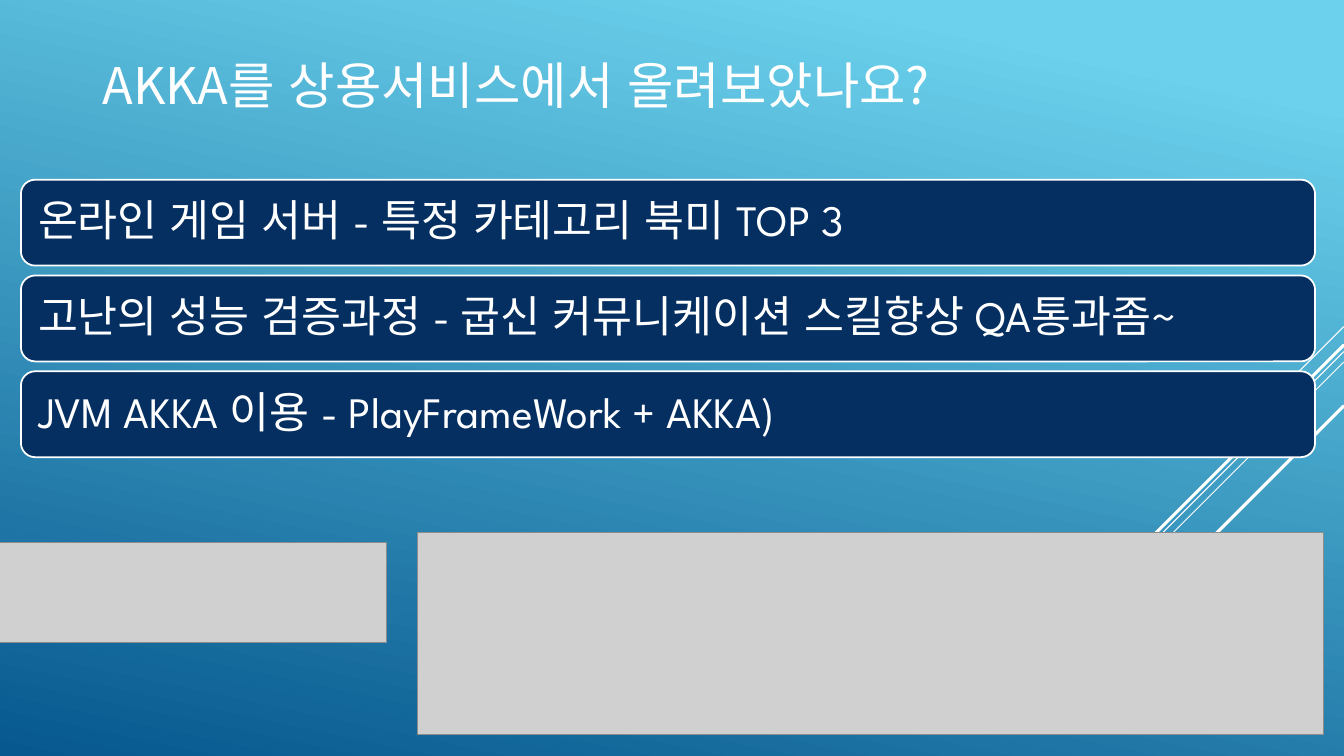
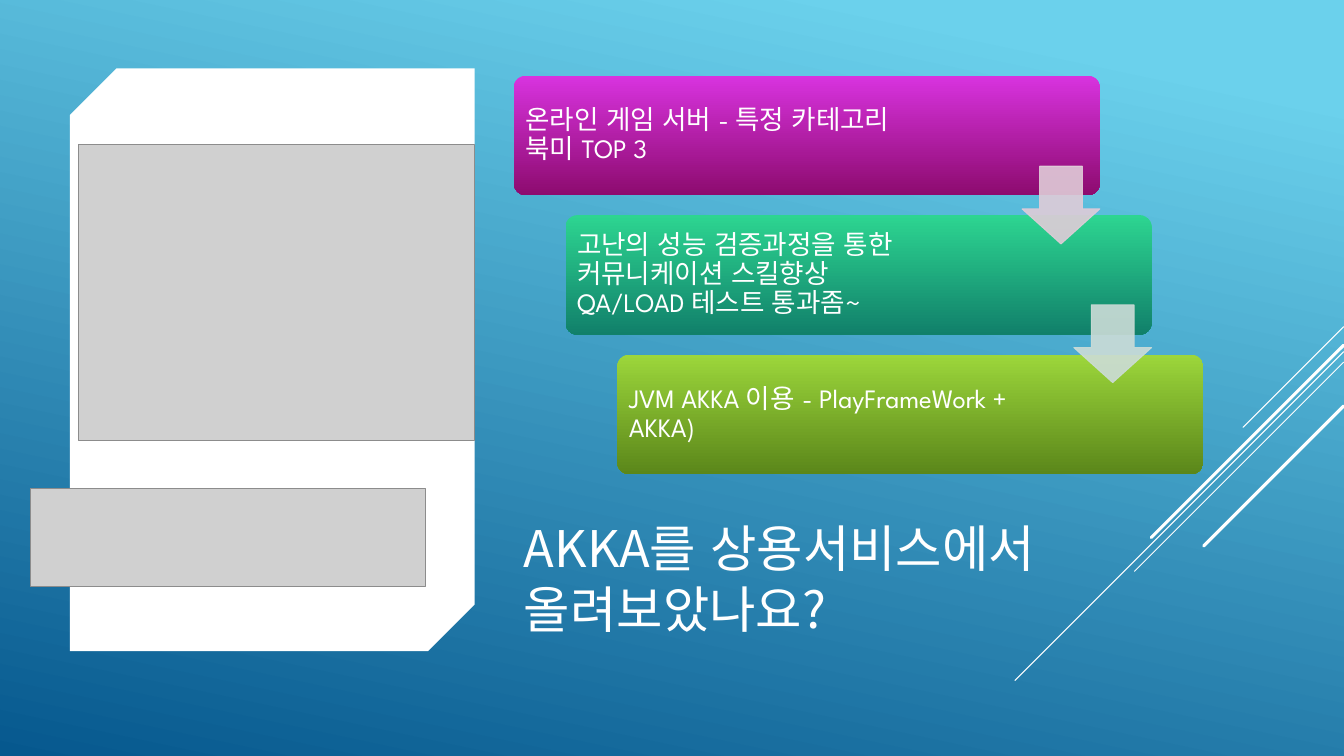
Before and after one commit to psmon/AkkaForNetCore, a slide deck: slide 4 of Doc/AKKA Introduce.pptx. Drawn at 1344x756 pixels with LibreOffice and Linux fonts; fonts in the diff are those of the drawing; grey boxes stand for pictures. Boxes give left, top, right and bottom in pixels: in the first picture for what was removed or moved away, otherwise in the second. Text is boxed around its words. In the diff, an @@ line names an element or a change of style, - is before the commit and + after.

```diff
--- a/Doc/AKKA Introduce.pptx
+++ b/Doc/AKKA Introduce.pptx
@@ snip diag rect added at [70,69,474,651], fill #FFFFFF @@
@@ text "온라인 게임 서버 - 특정 ..." at [525,107,890,160]: size 31 to 19 pt; less space between paragraphs @@
@@ text "온라인 게임 서버 - 특정 ...": place and size @@
-text "온라인 게임 서버 - 특정 ..." at [38,200,843,240]
+text "온라인 게임 서버 - 특정 ..." at [525,107,890,160]
@@ picture added at [79,145,475,441] @@
@@ rounded rectangle removed at [21,179,1316,265] @@
@@ text at [577,232,893,315]: text changed; size 31 to 19 pt @@
-고난의 성능 검증과정 - 굽신 커뮤니케이션 스킬향상 QA통과좀~
+고난의 성능 검증과정을 통한
+커뮤니케이션 스킬향상
+QA/LOAD 테스트 통과좀~
@@ rounded rectangle removed at [21,275,1316,361] @@
@@ group added at [514,76,1203,475]: 3 rounded rectangles, 2 down arrows @@
@@ text "JVM AKKA 이용 - PlayFrameWork ...": place and size @@
-text "JVM AKKA 이용 - PlayFrameWork ..." at [38,392,775,437]
+text "JVM AKKA 이용 - PlayFrameWork ..." at [629,386,986,442]
@@ text "JVM AKKA 이용 - PlayFrameWork ..." at [629,386,986,442]: size 31 to 19 pt; less space between paragraphs @@
@@ rounded rectangle removed at [21,371,1316,457] @@
@@ group removed at [1015,327,1344,681]: 5 lines @@
@@ group added at [1015,327,1344,681]: 5 lines @@
@@ picture: place and size @@
-picture at [0,542,386,642]
+picture at [30,489,425,586]
@@ title "AKKA를 상용서비스에서 올려보았나요?" rewrapped from [102,62,930,108] to [524,525,1035,632] @@
@@ picture removed at [417,533,1323,735] @@
```
Also in this commit, not shown: 18 other slides changed, 1 slide added, 1 other file.
